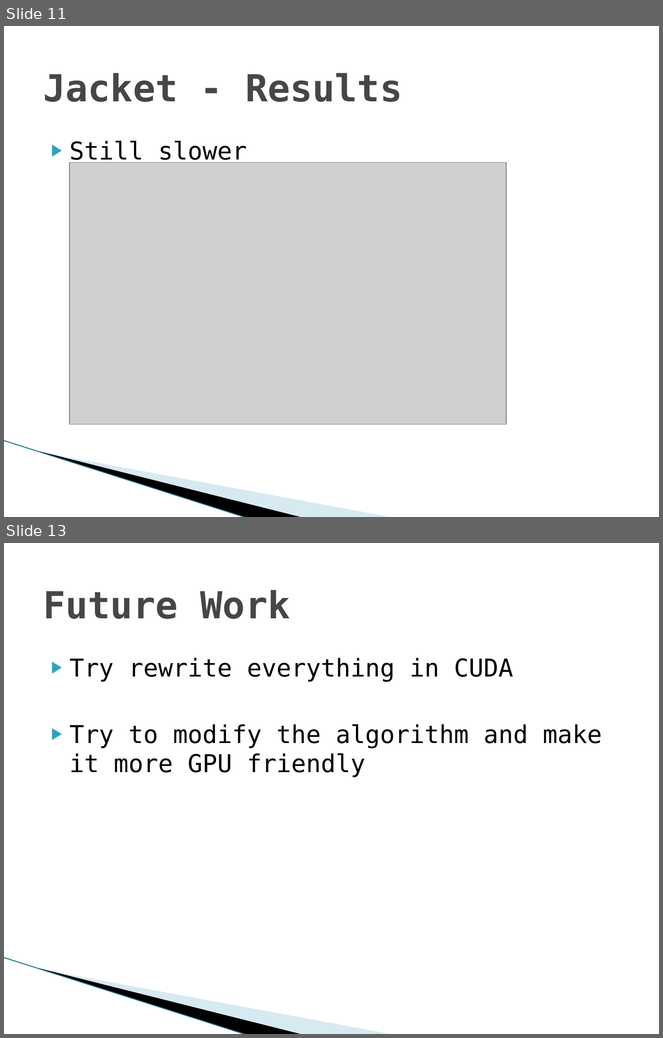
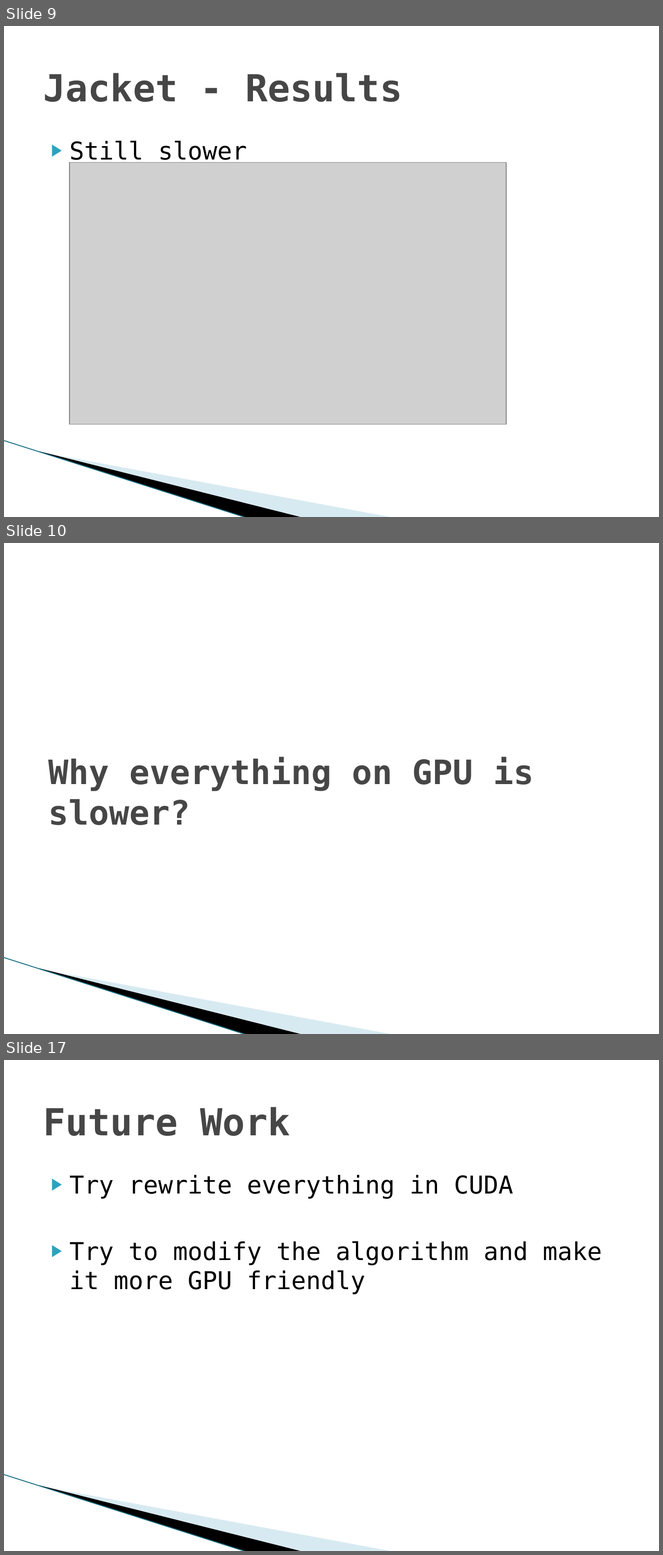
Before and after one commit to Keripo/DancingMonkeysAccelerated, a slide deck: final/presentation.pptx. Shown one above the other, each under a label of ours: slides 11 and 13 before the commit, slides 9, 10 and 17 after it; the slides between them are not shown. The pictures are 663x1038 and 663x1555 pixels, drawn with LibreOffice and Linux fonts; fonts in the diff are those of the drawing; grey boxes stand for pictures; background and template pictures are left out. Boxes give left, top, right and bottom in pixels: in the first picture for what was removed or moved away, otherwise in the second. Text is boxed around its words. In the diff, an @@ line names an element or a change of style, - is before the commit and + after.

```diff
--- a/final/presentation.pptx
+++ b/final/presentation.pptx
@@ slide 10 added at [4, 543, 659, 1034], background #FFFFFF; not listed: 3 template elements that a slide beside it also shows @@
@@ title added at [49, 757, 534, 825], 36.9 pt, text #464646, bold @@
+Why everything on GPU is slower?
@@ what was slide 11 is now slide 9 @@
@@ what was slide 13 is now slide 17 @@
```
Also in this commit, not shown: 1 slide changed, 6 other slides added, 3 slides removed.
